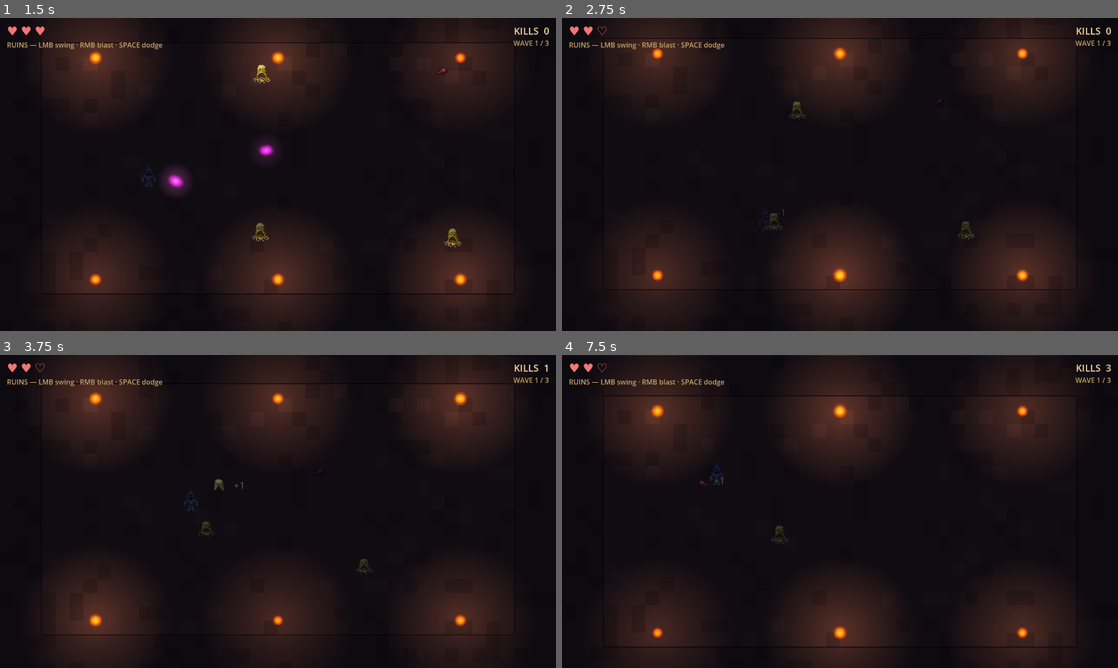
Above: before the commit, frames 1-4 (two rows, left to right).
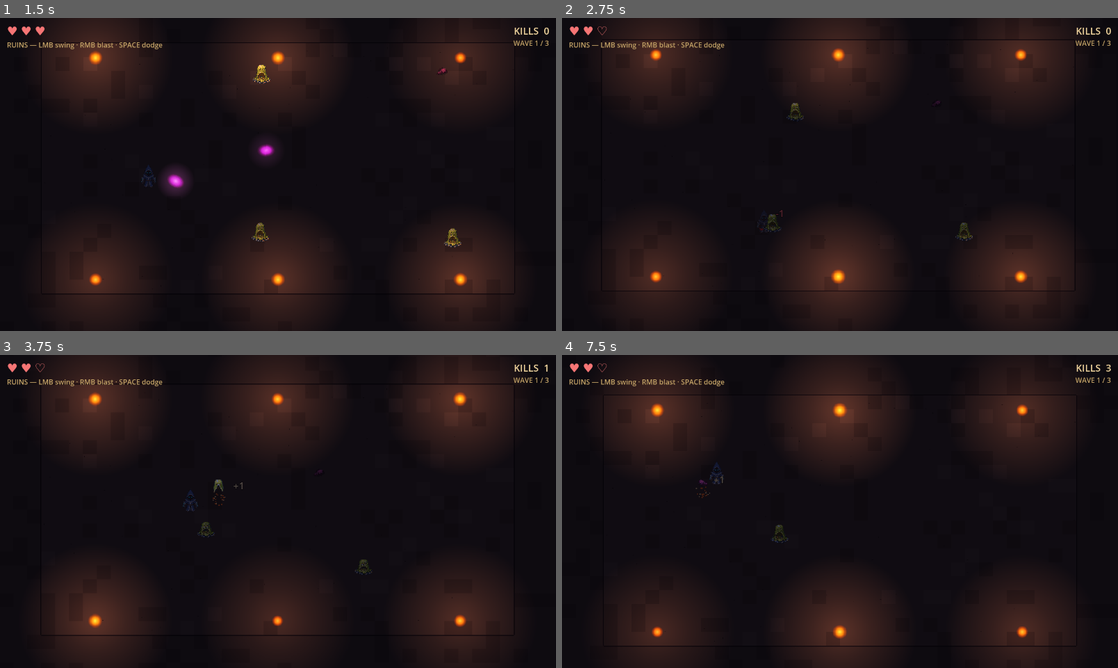
Above: after the commit, the same moments.

Repository: alitaghva1/ethera
Game: Godot game, scene res://scenes/main.tscn
Two runs of this game, one before a commit and one after it. Both use one fixed random seed, a clock stepped at 60 frames per second and the inputs below. This scene is started directly instead of the project's main scene.
Inputs (mouse positions are in pixels of both pictures, inside the frame that each line leads up to):
- Up to frame 1 (1.5 s): tap Enter at 0.5 s; move the mouse to (400, 158) at 0.52 s; press the mouse at (400, 158) at 0.53 s; hold D (move_right) 0.53-1.28 s; right-click (400, 158) at 0.8 s; move the mouse to (166, 190) at 1.27 s; release the mouse at (166, 190) at 1.28 s; hold S (move_down) from 1.28 s (still down); right-click (166, 190) at 1.35 s
- Up to frame 2 (2.75 s): tap Space (dodge) at 1.55, 2.1 s; move the mouse to (895, 105) at 2.02 s; release S (move_down) at 2.03 s; press the mouse at (895, 105) at 2.03 s; hold D (move_right) from 2.03 s (still down)
- Up to frame 3 (3.75 s): move the mouse to (250, 574) at 2.77 s; release D (move_right) at 2.78 s; release the mouse at (250, 574) at 2.78 s; hold W (move_up) 2.78-3.53 s; click (250, 574) at 2.85 s; right-click (250, 574) at 3.05 s; move the mouse to (444, 558) at 3.52 s; hold A (move_left) from 3.53 s (still down); hold Right mouse button (blast) from 3.53 s (still down)
- Up to frame 4 (7.5 s): tap Space (dodge) at 3.8, 5.1, 6.05 s; move the mouse to (673, 464) at 4.27 s; release Right mouse button (blast) at 4.28 s; tap Shift (dash_strike) at 4.35 s; click (673, 464) at 4.55 s; move the mouse to (867, 511) at 5.02 s; release A (move_left) at 5.03 s; hold S (move_down) 5.03-5.78 s; hold Right mouse button (blast) 5.03-5.78 s; click (867, 511) at 5.17 s; move the mouse to (756, 433) at 5.77 s; hold D (move_right) 5.78-6.53 s; tap E (interact) at 5.85 s; move the mouse to (962, 495) at 6.52 s; hold W (move_up) 6.53-7.28 s; hold Q (shield) 6.53-7.28 s; click (962, 495) at 6.8 s; move the mouse to (728, 527) at 7.27 s; hold D (move_right) from 7.28 s (still down); tap R at 7.35 s; click (728, 527) at 7.42 s

Frame 1 is identical in both runs. In frame 2, 1.1% of the frame differs, in the area x 7-93%, y 6-88%; in frame 3, 0.3%; in frame 4, 0.7%.

Commit message:
feat(godot iter-5d): integration — autoloads + Events emit + death-screen wire
Stitches together the parallel-agent work from 5a/5b/5c.

PROJECT.GODOT
  • Added Events + FX autoloads after GameState. Events MUST come
    before FX (FX._ready connects to Events signals).
  • main_scene swapped from hamlet.tscn → main_menu.tscn. The player
    now lands on the title; BEGIN routes to hamlet.

EVENTS EMITS — minimal hooks into gameplay code, decoupled from FX:
  hero.gd
    _start_dodge      → Events.hero_dodged.emit(global_position)
    _start_attack     → Events.hero_attacked.emit(global_position, _attack_aim)
    _start_blast      → Events.hero_blasted.emit(global_position, aim)
    take_damage       → Events.hero_damaged.emit + hero_died.emit on death
  enemy.gd
    take_hit          → Events.enemy_hit.emit(global_position)
    _die              → Events.enemy_died.emit(global_position)
  pedestal.gd
    _claim (granted)  → Events.pickup_claimed.emit(global_position, relic_id)

Gameplay code emits; FX subscribes. Future audio / achievements /
analytics drop in without touching any of these call sites.

DEATH SCREEN WIRING (main.gd)
  • Preload + instantiate death_screen scene as child of the dungeon
    on _ready, kept hidden. Avoids per-death allocation + ensures
    GameState reads at show-time reflect the moment of death.
  • In _on_hero_died: clear status/wave labels, call show_death(kills).
  • New handlers _on_death_retry / _on_death_to_hamlet wired to the
    death screen's retry_pressed / hamlet_pressed signals. The old
    R/ESC keyboard shortcuts in _unhandled_input stay as fallbacks.

The full chain now plays end-to-end:
  Title → BEGIN → Hamlet → DESCEND → Dungeon → Waves → Pedestal →
  back to Hamlet (or die → Death overlay → RETRY/HAMLET)

With FX hooked up via Events, every beat now has screen shake +
particles — no per-call-site sprinkling of FX code in gameplay.

Co-Authored-By: Claude Opus 4.7 (1M context) <noreply@anthropic.com>

Diff:
--- a/slime-depths-godot/project.godot
+++ b/slime-depths-godot/project.godot
@@ -16,7 +16,7 @@
 
 config/name="Slime Depths (Godot slice)"
 config/description="Vertical-slice port — test engine fit before committing to a full port. Original game lives at ../slime-depths/."
-run/main_scene="res://scenes/hamlet.tscn"
+run/main_scene="res://scenes/main_menu.tscn"
 config/features=PackedStringArray("4.6", "GL Compatibility")
 config/icon="res://icon.svg"
 
@@ -24,6 +24,8 @@
 
 InputSetup="*res://scripts/input_setup.gd"
 GameState="*res://scripts/game_state.gd"
+Events="*res://scripts/events.gd"
+FX="*res://scripts/fx.gd"
 Dialogue="*res://scenes/dialogue_ui.tscn"
 
 [display]
--- a/slime-depths-godot/scripts/enemy.gd
+++ b/slime-depths-godot/scripts/enemy.gd
@@ -90,6 +90,7 @@
 		var tween := create_tween()
 		tween.tween_property(sprite, "modulate", Color(2, 2, 2, 1), 0.04)
 		tween.tween_property(sprite, "modulate", Color(1, 1, 1, 1), 0.10)
+	Events.enemy_hit.emit(global_position)
 	if hp <= 0:
 		_die()
 
@@ -106,4 +107,5 @@
 	set_collision_layer_value(3, false)
 	set_collision_mask_value(2, false)
 	died_at.emit(global_position)
+	Events.enemy_died.emit(global_position)
 	_on_death()
--- a/slime-depths-godot/scripts/hero.gd
+++ b/slime-depths-godot/scripts/hero.gd
@@ -193,6 +193,7 @@
 	# on a frame where both states could overlap.
 	_shield_active = false
 	dodge_started.emit()
+	Events.hero_dodged.emit(global_position)
 
 func _start_attack() -> void:
 	var aim_world := get_global_mouse_position() - global_position
@@ -218,6 +219,7 @@
 			continue
 		if enemy.has_method("take_hit"):
 			enemy.take_hit(damage)
+	Events.hero_attacked.emit(global_position, _attack_aim)
 
 func _start_blast() -> void:
 	var aim_world := get_global_mouse_position() - global_position
@@ -240,6 +242,7 @@
 	p.velocity = aim * Projectile.SPEED
 	p.damage = 1 + GameState.modifier_total("blast_damage_bonus", 0)
 	get_parent().add_child(p)
+	Events.hero_blasted.emit(global_position, aim)
 
 func take_damage(amount: int) -> void:
 	if hp <= 0 or _iframes > 0.0:
@@ -253,8 +256,10 @@
 	_iframes = HIT_IFRAMES
 	hp_changed.emit(hp)
 	hit_received.emit()
+	Events.hero_damaged.emit(global_position)
 	if hp <= 0:
 		hero_died.emit()
+		Events.hero_died.emit(global_position)
 
 # Shield is a held stance, not a one-shot — runs every tick so the
 # stamina meter actually animates with the player's input. Dodge takes
--- a/slime-depths-godot/scripts/main.gd
+++ b/slime-depths-godot/scripts/main.gd
@@ -58,6 +58,8 @@
 
 enum WaveState { PRE, ACTIVE, CLEAR, COMPLETE, DEAD }
 
+const DEATH_SCREEN_SCENE: PackedScene = preload("res://scenes/death_screen.tscn")
+
 @onready var hero: Hero = $Hero
 @onready var hp_label: Label = $UI/HPLabel
 @onready var status_label: Label = $UI/StatusLabel
@@ -69,11 +71,19 @@
 var _alive := true
 var _kills := 0
 var _hit_stop_timer := 0.0
+var _death_screen: Node = null
 
 func _ready() -> void:
 	hero.hp_changed.connect(_on_hero_hp_changed)
 	hero.hero_died.connect(_on_hero_died)
 	hero.hit_received.connect(_on_hero_hit_received)
+	# Death-screen overlay is instantiated up-front but stays hidden.
+	# Avoids a per-death allocation + ensures GameState reads at show
+	# time reflect the moment of death.
+	_death_screen = DEATH_SCREEN_SCENE.instantiate()
+	add_child(_death_screen)
+	_death_screen.retry_pressed.connect(_on_death_retry)
+	_death_screen.hamlet_pressed.connect(_on_death_to_hamlet)
 	_update_hp(hero.hp)
 	_update_kills()
 	# Start the run timer — wave 1 launches after a brief beat so the
@@ -178,8 +188,22 @@
 	_alive = false
 	_wave_state = WaveState.DEAD
 	Engine.time_scale = 1.0
-	status_label.text = "YOU DIED  ·  R retry · ESC return to hamlet"
+	status_label.text = ""
 	wave_label.text = ""
+	# Hand the death beat to the overlay screen. It reads
+	# GameState.last_run_kills / dungeon_runs / owned_relics directly
+	# so we just trigger it; signals carry the player's choice back.
+	if _death_screen != null and _death_screen.has_method("show_death"):
+		_death_screen.show_death(_kills)
+
+func _on_death_retry() -> void:
+	Engine.time_scale = 1.0
+	GameState.start_dungeon_run()
+	get_tree().reload_current_scene()
+
+func _on_death_to_hamlet() -> void:
+	Engine.time_scale = 1.0
+	get_tree().change_scene_to_file("res://scenes/hamlet.tscn")
 
 func _unhandled_input(ev: InputEvent) -> void:
 	if not _alive and ev is InputEventKey and ev.pressed:
--- a/slime-depths-godot/scripts/pedestal.gd
+++ b/slime-depths-godot/scripts/pedestal.gd
@@ -72,6 +72,8 @@
 		Color(1, 0.85, 0.45)
 	)
 	get_parent().add_child(n)
+	if granted:
+		Events.pickup_claimed.emit(global_position, relic_id)
 	# Brief outro tween — orb swells + fades, plinth dims, then we
 	# delete the pedestal. Disable collision immediately so a queued
 	# interact doesn't double-trigger.
Not shown, changed: slime-depths-godot/README.md
